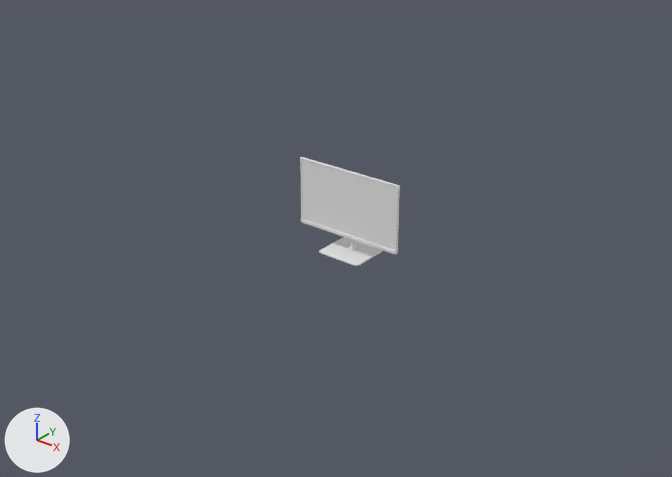
Renders of the Blender file Monitor.blend from each side of a commit.
Camera for both pictures: a 50 mm lens placed at (20.4, -26.4, 16.9), pointed at (0.9, -2.0, 1.8). The lights are fixed; the arrows at lower left show +X, +Y and +Z.

Before the edit, the objects in view are built like this:
```python
me_cube = bpy.data.meshes.new('Cube')
me_cube.from_pydata(...)  # 833 vertices, 783 faces; spans x -2.38..2.38, y -0.16..0.28, z 0.88..3.71
me_cube.polygons.foreach_set('use_smooth', [True] * 783)
me_cube_001 = bpy.data.meshes.new('Cube.001')
me_cube_001.from_pydata(...)  # 192 vertices, 146 faces; spans x -1.0..1.0, y -0.85..0.96, z 0.21..0.25
ob_monitor = bpy.data.objects.new('Monitor', me_cube)
ob_monitor.location = (0.0, -0.07, 0.0)
ob_standbase = bpy.data.objects.new('StandBase', me_cube_001)
ob_standbase.location = (0.01, 0.0, -0.02)
_m = ob_standbase.modifiers.new('BTool_Cylinder.002', 'BOOLEAN')
_m.object = ob_cutout
```
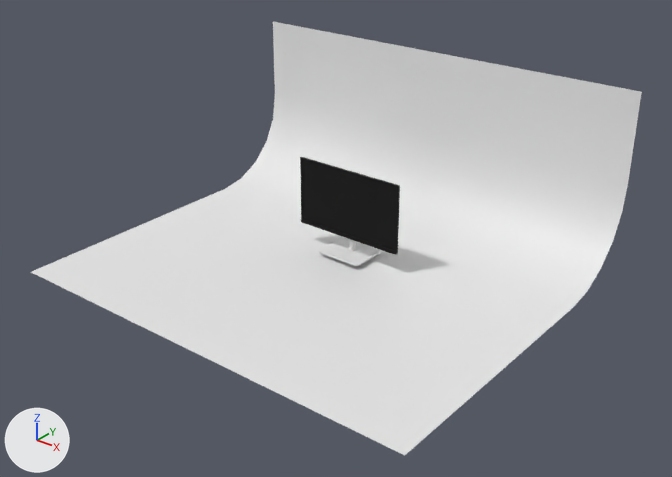
Pixel boxes (x1, y1, x2, y2) of what changed, in the pictures (672 x 477 px):
'Plane', added
    after: (31, 22, 642, 455)
'Monitor', recoloured (grey to black)
    both: (300, 157, 400, 255)

The change, as a diff of the scene's bpy script:
```diff
--- a/Monitor.blend.py
+++ b/Monitor.blend.py
@@ mat_material_001 @@
+mat_material_001 = principled_material('Material.001')
+mat_material_001.base_color = (0.0, 0.0, 0.0)  # black #000000
+mat_material_001.roughness = 1.0
@@ me_cube @@
 me_cube.from_pydata(...)  # 833 vertices, 783 faces; spans x -2.38..2.38, y -0.16..0.28, z 0.88..3.71
+me_cube.materials.append(mat_material_001)  # black #000000
@@ me_plane @@
+me_plane.from_pydata([(-1.0, -1.0, 0.0), (1.0, -1.0, 0.0), (-1.0, 0.62, 0.81), (1.0, 0.62, 0.81), (-1.0, 0.2, 0.0), (-1.0, 0.62, 0.42), (-1.0, 0.33, 0.02), (-1.0, 0.45, 0.08), (-1.0, 0.54, 0.17), (-1.0, 0.6, 0.29), (1.0, 0.62, 0.42), (1.0, 0.2, 0.0), (1.0, 0.6, 0.29), (1.0, 0.54, 0.17), (1.0, 0.45, 0.08), (1.0, 0.33, 0.02)], [], [(5, 10, 3, 2), (10, 5, 9, 12), (12, 9, 8, 13), (13, 8, 7, 14), (14, 7, 6, 15), (15, 6, 4, 11), (0, 1, 11, 4)])
+me_plane.polygons.foreach_set('use_smooth', [True] * 7)
@@ ob_plane @@
+ob_plane = bpy.data.objects.new('Plane', me_plane)
+ob_plane.location = (0.0, 0.0, 0.0)
+ob_plane.scale = (8.82, 8.82, 8.82)
```
